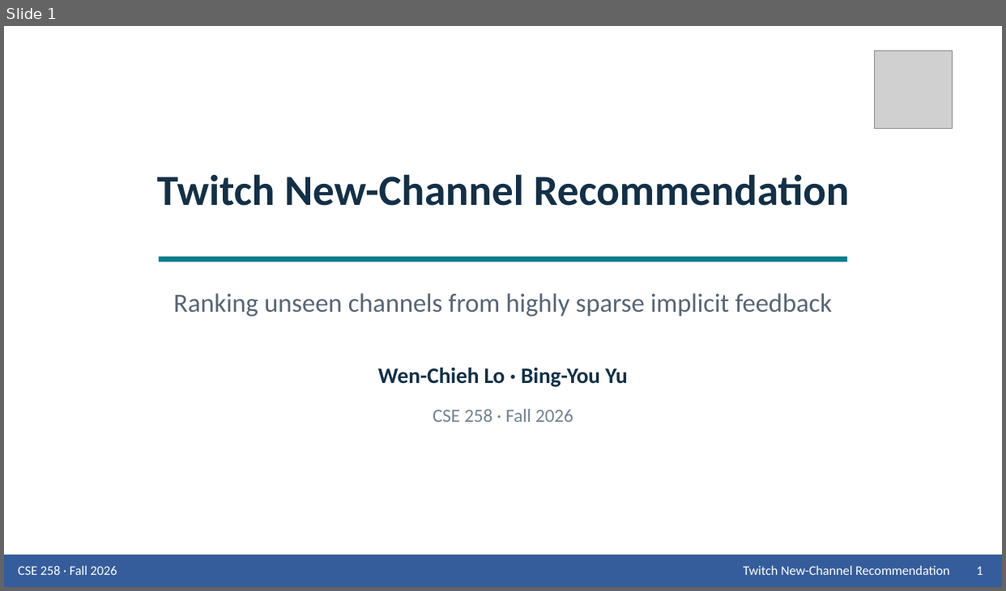
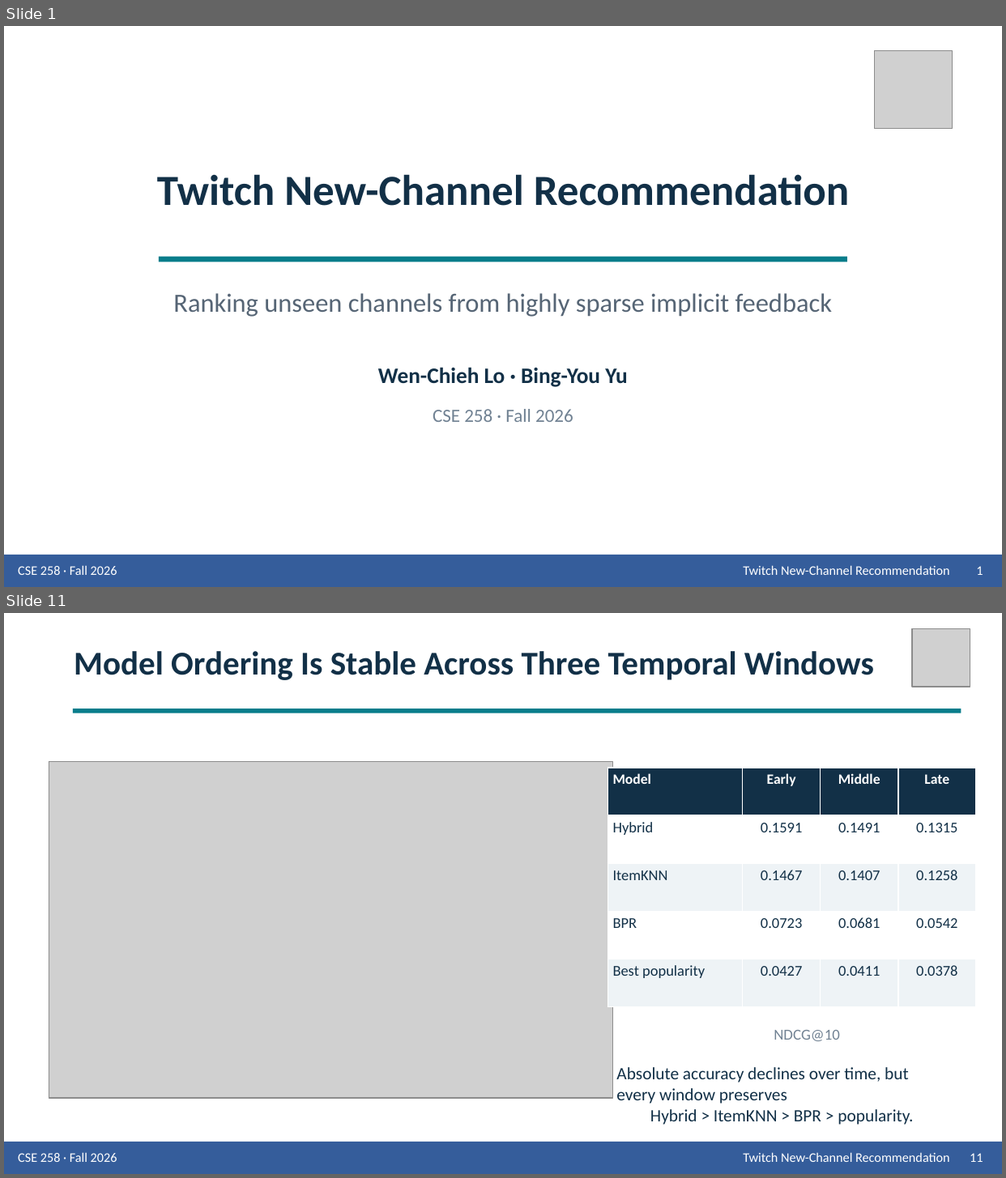
Before and after one commit to Wen-Chieh-Lo/You-know-who-did-God-did-, a slide deck: presentation/Group_9_Presentation_Twitch.pptx. Shown one above the other, each under a label of ours: slide 1 before the commit, slides 1 and 11 after it; the slides between them are not shown. The pictures are 1006x591 and 1006x1178 pixels, drawn with LibreOffice and Linux fonts; fonts in the diff are those of the drawing; grey boxes stand for pictures. Boxes give left, top, right and bottom in pixels: in the first picture for what was removed or moved away, otherwise in the second. Text is boxed around its words. In the diff, an @@ line names an element or a change of style, - is before the commit and + after.

Commit message:
Refine Twitch deck for an academic conference talk

```diff
--- a/presentation/Group_9_Presentation_Twitch.pptx
+++ b/presentation/Group_9_Presentation_Twitch.pptx
@@ slide 11 added at (4,613,1002,1174), background #FFFFFF @@
@@ picture added at (912,629,970,687) @@
@@ text added at (74,651,874,680), 24 pt, text #123047, bold @@
+Model Ordering Is Stable Across Three Temporal Windows
@@ rectangle added at (73,709,961,713), fill #087D8B @@
@@ picture added at (49,762,613,1098) @@
@@ table added at (607,768,976,1007), 5 rows, 4 columns @@
+Model | Early | Middle | Late
+Hybrid | 0.1591 | 0.1491 | 0.1315
+ItemKNN | 0.1467 | 0.1407 | 0.1258
+BPR | 0.0723 | 0.0681 | 0.0542
+Best popularity | 0.0427 | 0.0411 | 0.0378
@@ text added at (774,1030,839,1041), 11 pt, text #718293 @@
+NDCG@10
@@ text added at (616,1067,913,1125), 12.5 pt, text #123047 @@
+Absolute accuracy declines over time, but every window preserves
+Hybrid > ItemKNN > BPR > popularity.
@@ rectangle added at (4,1142,1002,1174), fill #355D9B @@
@@ text added at (18,1152,117,1162), 9.5 pt, text #FFFFFF @@
+CSE 258 · Fall 2026
@@ text added at (743,1152,950,1162), 9.5 pt, text #FFFFFF @@
+Twitch New-Channel Recommendation
@@ text added at (970,1153,982,1162), 9.5 pt, text #FFFFFF @@
+11
```
Also in this commit, not shown: 12 slides changed, 1 other slide added, 1 slide removed, 2 other files.
